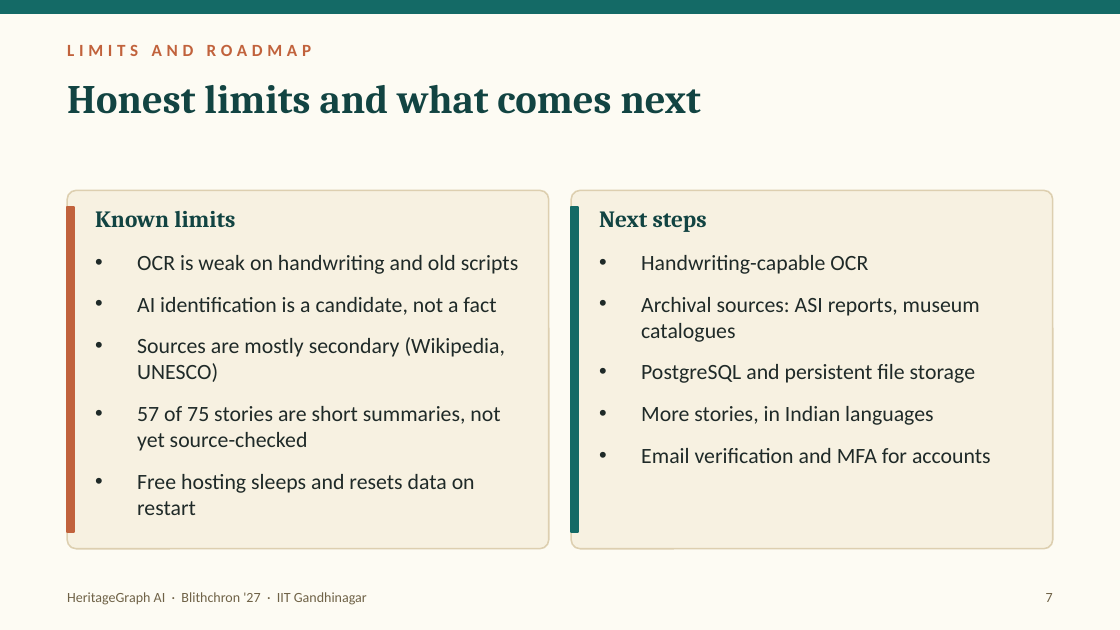
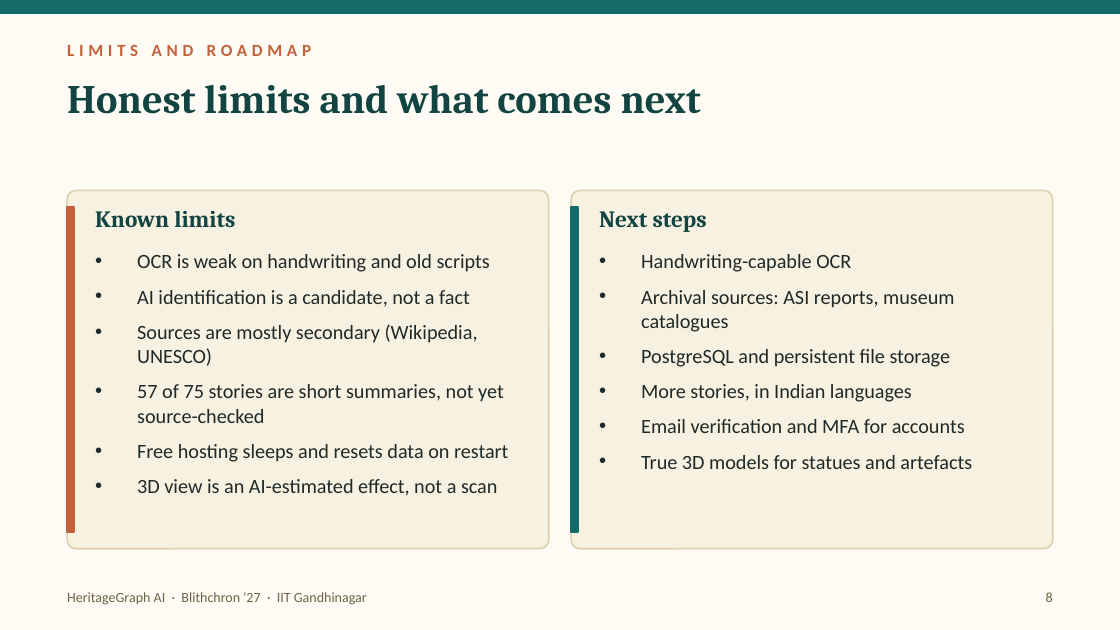
Before and after one commit to TrivediOm1601/heritagegraph-ai, a slide deck: slide 8 of HeritageGraphAI.pptx (slide 7 before the commit). Drawn at 1120x630 pixels with LibreOffice and Linux fonts; fonts in the diff are those of the drawing. Boxes give left, top, right and bottom in pixels: in the first picture for what was removed or moved away, otherwise in the second. Text is boxed around its words. In the diff, an @@ line names an element or a change of style, - is before the commit and + after.

Commit message:
Update deck with 3D depth view

```diff
--- a/HeritageGraphAI.pptx
+++ b/HeritageGraphAI.pptx
@@ text at (137,254,508,462): size 14 to 13 pt in "OCR is weak on handwriting and old ...", "AI identification is a candidate, not a ...", "Sources are mostly secondary (Wikipedia, UNESCO)", "57 of 75 stories are short summaries, ..." and 1 more places; less space between paragraphs @@
@@ text at (641,254,965,433): size 14 to 13 pt in "Handwriting-capable OCR", "Archival sources: ASI reports, museum catalogues", "PostgreSQL and persistent file storage", "More stories, in Indian languages" and 1 more places; less space between paragraphs @@
@@ text at (137,479,498,496): paragraph added @@
+• 3D view is an AI-estimated effect, not a scan
@@ text at (641,455,972,469): paragraph added @@
+• True 3D models for statues and artefacts
@@ text at (1046,592,1053,602): text changed @@
-7
+8
```
Also in this commit, not shown: 2 other slides changed, 1 slide added.
